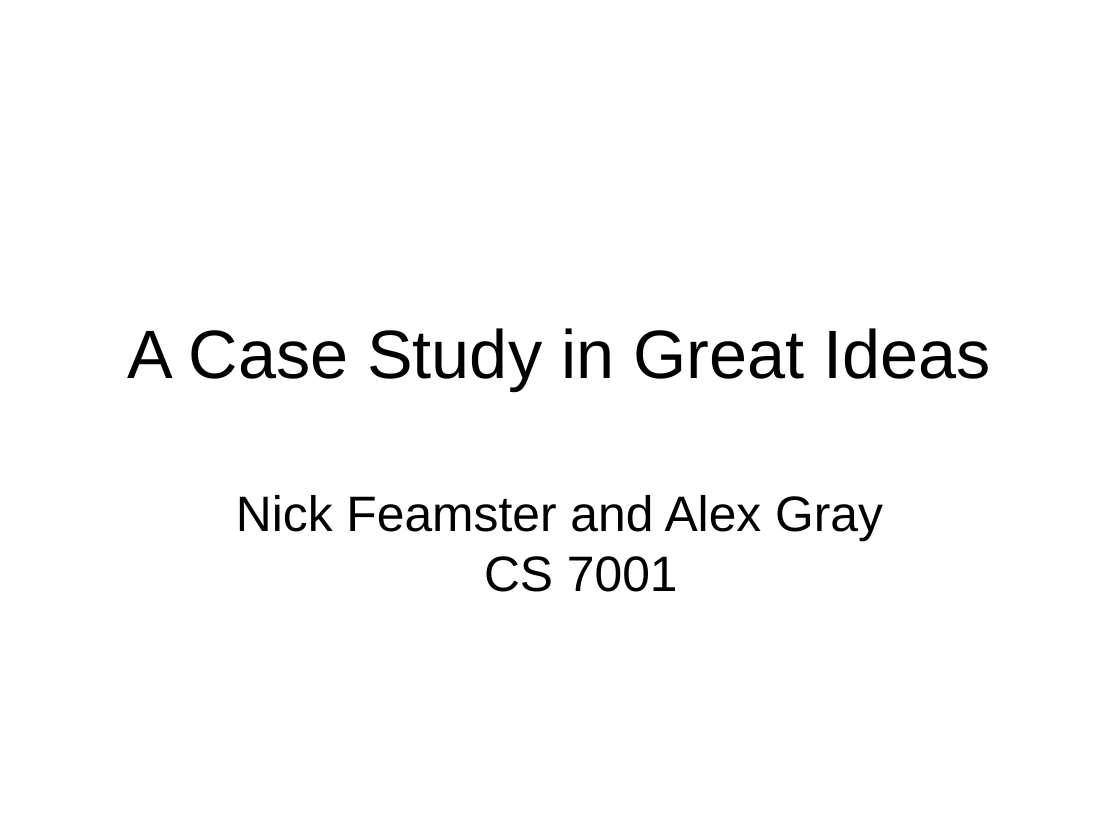
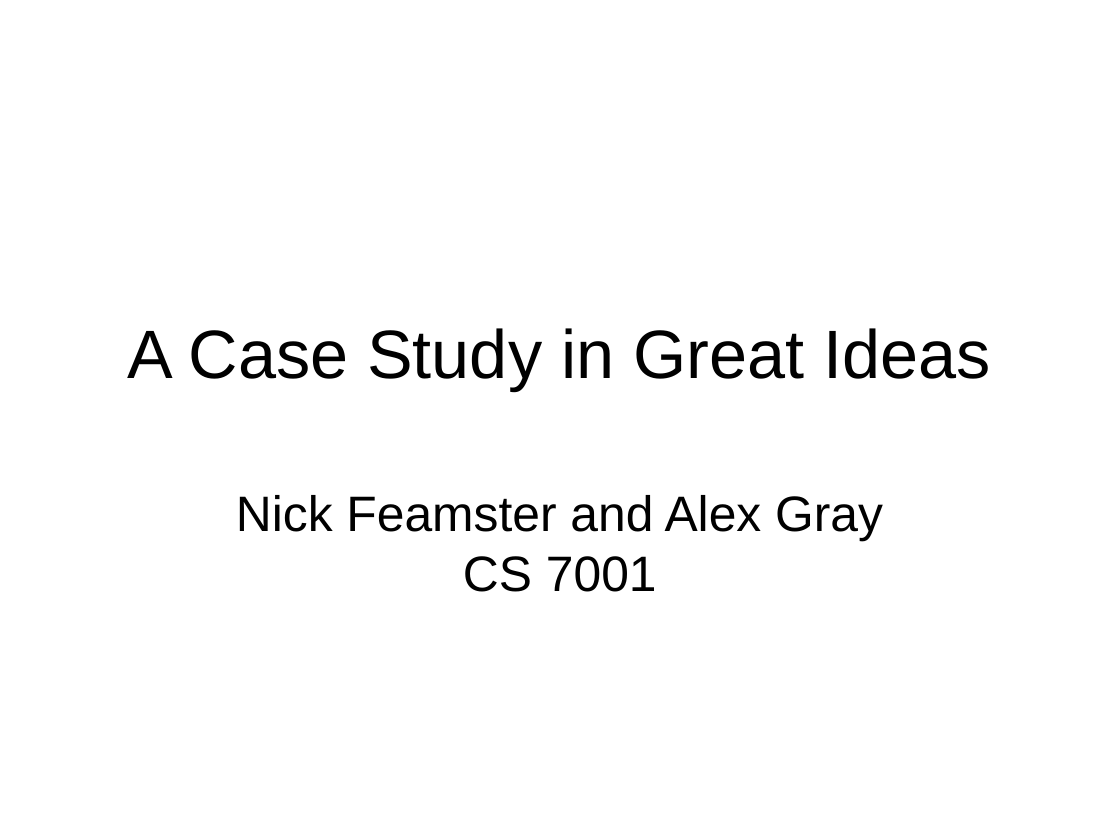
Before and after one commit to noise-lab/research-course, a slide deck: slide 1 of 2009/lectures/case-study.ppt. Drawn at 1120x840 pixels with LibreOffice and Linux fonts; fonts in the diff are those of the drawing. Boxes give left, top, right and bottom in pixels: in the first picture for what was removed or moved away, otherwise in the second. Text is boxed around its words. In the diff, an @@ line names an element or a change of style, - is before the commit and + after.

```diff
--- a/2009/lectures/case-study.ppt
+++ b/2009/lectures/case-study.ppt
@@ subtitle "Nick Feamster and Alex Gray ..." at (236,495,883,592): indent changed @@
```
Also in this commit, not shown: 3 other slides changed, 1 other file.
